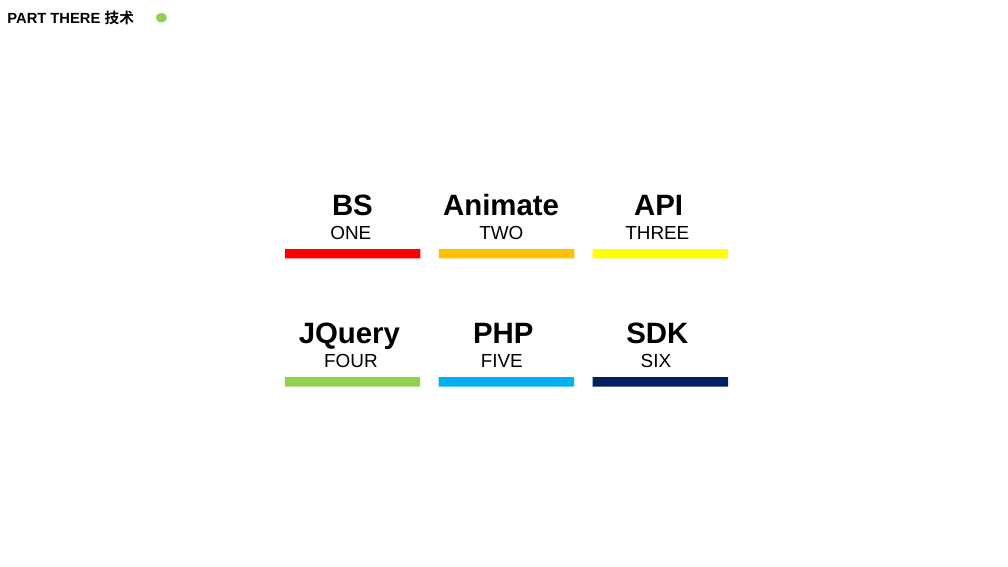
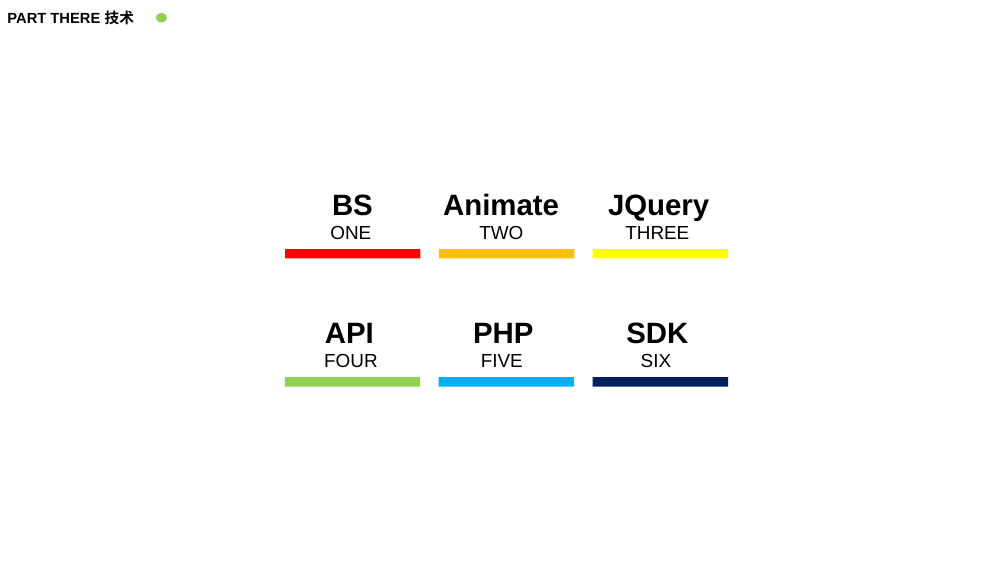
Before and after one commit to ShuoyuGong/Tool, a slide deck: slide 12 of Everything（TOOLS）.pptx. Drawn at 1008x567 pixels with LibreOffice and Linux fonts; fonts in the diff are those of the drawing; background and template pictures are left out. Boxes give left, top, right and bottom in pixels: in the first picture for what was removed or moved away, otherwise in the second. Text is boxed around its words. In the diff, an @@ line names an element or a change of style, - is before the commit and + after.

```diff
--- a/Everything（TOOLS）.pptx
+++ b/Everything（TOOLS）.pptx
@@ text at [608, 194, 709, 220]: text changed @@
-API
+JQuery
@@ text at [325, 322, 374, 343]: text changed @@
-JQuery
+API
```
Also in this commit, not shown: 6 other slides changed, 4 other files.
